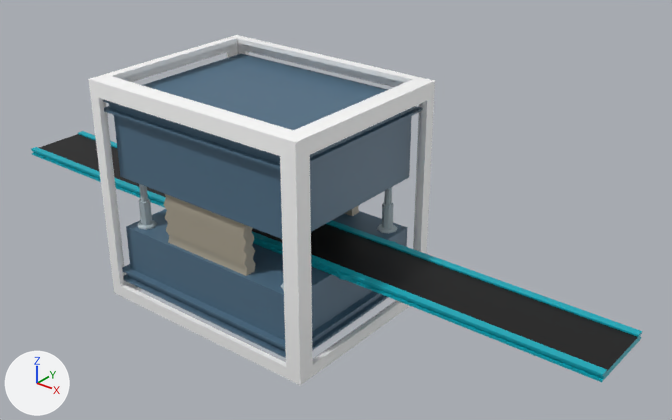
Renders of the FBX model AdamURP/Assets/01 Mesh/enviro/engine2.fbx from each side of a commit.
One viewpoint serves both versions: a 50 mm lens placed at (38.4, -40.6, 33.3), pointed at (4.2, 2.1, 6.8). Lighting does not change. The marker at lower left points along +X, +Y and +Z. Where no turn or scale is listed for an object, it has been applied to the vertices.

Names of what the first picture shows: 'machine_9'.
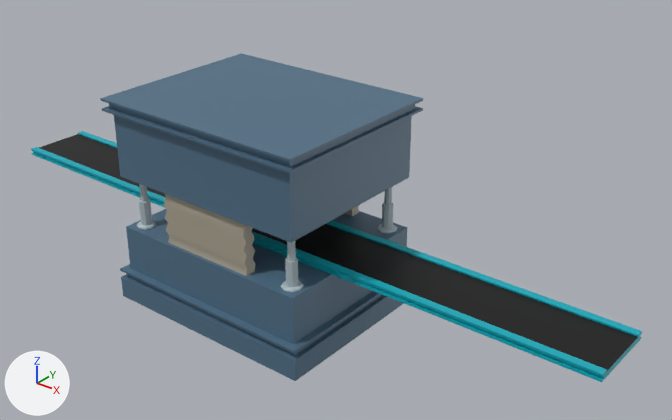
Where the newer file only moved an object's origin or applied its transform, the numbers keep the older frame.

Boxes [x1, y1, x2, y2] around the edits, measured in the pictures (672 x 420 px):
'machine_9', reshaped (6% shorter): before [31, 35, 642, 385]; after [31, 54, 642, 382]
part 1 of me_mesh, deleted: before [88, 35, 435, 385]
part 2 of me_mesh, built on (blue): after [121, 279, 404, 381]

The change, as a list of edits to the scene's bpy script:
```text
Change me_mesh:
    used by ob_machine_9; location = (0.97, 0.0, -0.19)
    remove me_mesh.from_pydata(...)  # 848 vertices, 880 faces; spans x -23.9..23.9, y -6.7..6.7, z -0.1..15.6
    remove me_mesh.materials.append(mat_tour_modern)  # white #ffffff
    add me_mesh.from_pydata(...)  # 796 vertices, 820 faces; spans x -23.9..23.9, y -6.3..6.3, z -0.1..14.3
    me_mesh part 1: the loose piece of 64 vertices spanning x -9.6..7.7, y -6.7..6.7, z -0.1..15.6 is deleted
    me_mesh part 2
    4 vertices are removed from x -4.7..2.7, y -4.7..4.7, z 1.2
    9 faces are deleted
    4 vertices are added at (-4.7, 4.7, -0.1), (-4.7, -4.7, -0.1), (2.7, 4.7, -0.1), (2.7, -4.7, -0.1)
    12 new vertices lie (0.0, 0.0, -1.3) away from vertices in x -8.9..6.9, y -6.3..6.3, z 1.2
    21 new faces join them, mat_bleu_canard (blue #506f86)
```
